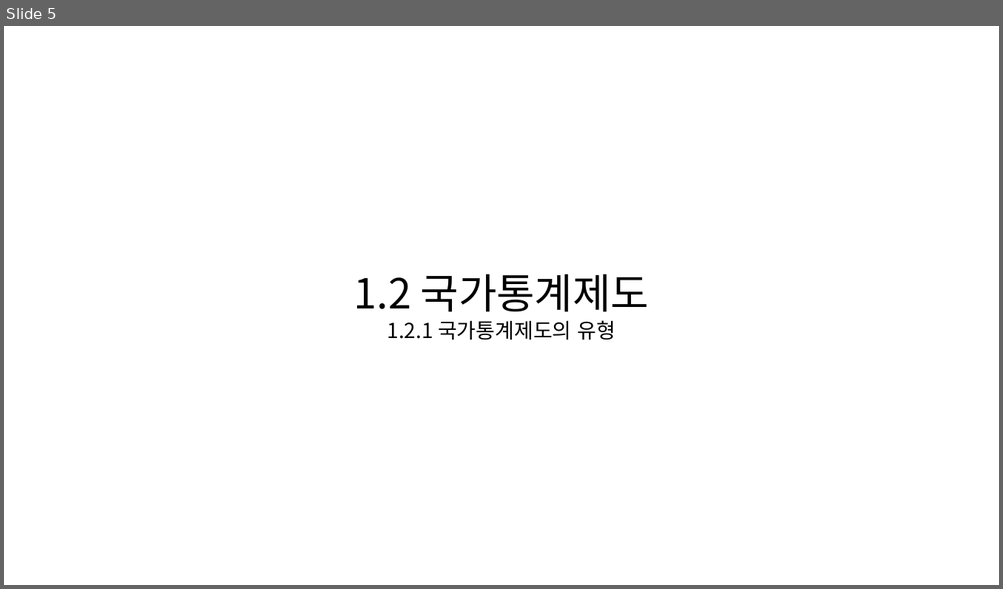
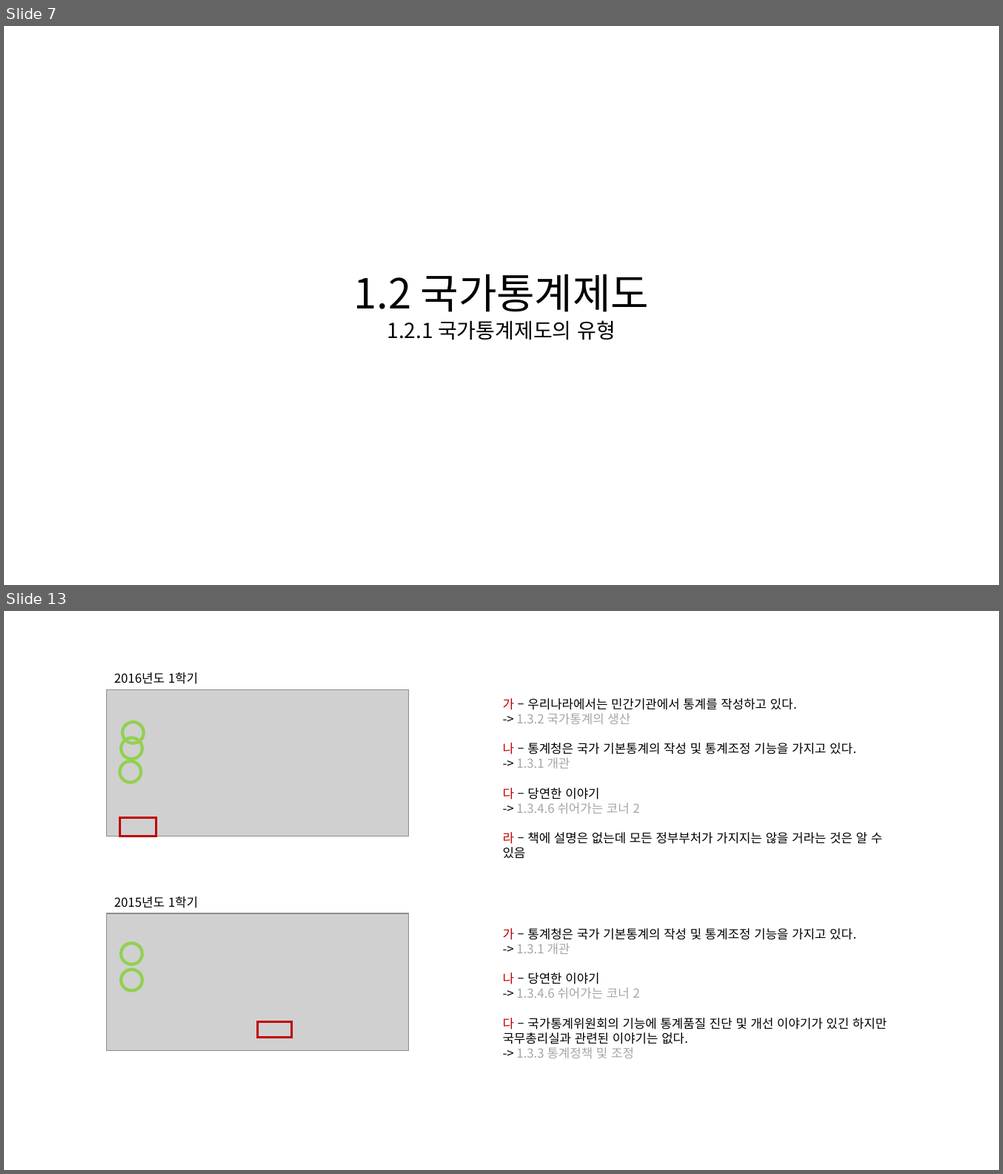
Before and after one commit to KNOU-STUDY/KNOU-UNDERSTANDING-NATIONAL-STATISTICS, a slide deck: previous_question/1장-국가통계제도.pptx. Shown one above the other, each under a label of ours: slide 5 before the commit, slides 7 and 13 after it; the slides between them are not shown. The pictures are 1003x589 and 1003x1174 pixels, drawn with LibreOffice and Linux fonts; fonts in the diff are those of the drawing; grey boxes stand for pictures. Boxes give left, top, right and bottom in pixels: in the first picture for what was removed or moved away, otherwise in the second. Text is boxed around its words. In the diff, an @@ line names an element or a change of style, - is before the commit and + after.

```diff
--- a/previous_question/1장-국가통계제도.pptx
+++ b/previous_question/1장-국가통계제도.pptx
@@ slide 13 added at [4, 611, 999, 1170], background #FFFFFF @@
@@ text added at [114, 672, 198, 684], 12 pt, text #000000 @@
+2016년도 1학기
@@ picture added at [107, 689, 408, 836] @@
@@ text added at [503, 698, 882, 858], 12 pt, text #000000 @@
+가 – 우리나라에서는 민간기관에서 통계를 작성하고 있다.
+-> 1.3.2 국가통계의 생산
+나 – 통계청은 국가 기본통계의 작성 및 통계조정 기능을 가지고 있다.
+-> 1.3.1 개관
+다 – 당연한 이야기
+-> 1.3.4.6 쉬어가는 코너 2
+라 – 책에 설명은 없는데 모든 정부부처가 가지지는 않을 거라는 것은 알 수 있음
@@ ellipse added at [121, 738, 142, 759], outline #92D050 3 pt @@
@@ ellipse added at [122, 722, 144, 743], outline #92D050 3 pt @@
@@ ellipse added at [119, 761, 141, 782], outline #92D050 3 pt @@
@@ rectangle added at [119, 817, 156, 836], outline #C00000 2 pt @@
@@ text added at [114, 897, 198, 908], 12 pt, text #000000 @@
+2015년도 1학기
@@ picture added at [107, 914, 408, 1051] @@
@@ text added at [503, 928, 886, 1059], 12 pt, text #000000 @@
+가 – 통계청은 국가 기본통계의 작성 및 통계조정 기능을 가지고 있다.
+-> 1.3.1 개관
+나 – 당연한 이야기
+-> 1.3.4.6 쉬어가는 코너 2
+다 – 국가통계위원회의 기능에 통계품질 진단 및 개선 이야기가 있긴 하지만 국무총리실과 관련된 이야기는 없다.
+-> 1.3.3 통계정책 및 조정
@@ ellipse added at [121, 944, 142, 965], outline #92D050 3 pt @@
@@ ellipse added at [121, 970, 142, 991], outline #92D050 3 pt @@
@@ rectangle added at [258, 1022, 291, 1038], outline #C00000 2 pt @@
@@ what was slide 5 is now slide 7 @@
```
Also in this commit, not shown: 1 slide changed, 10 other slides added.
